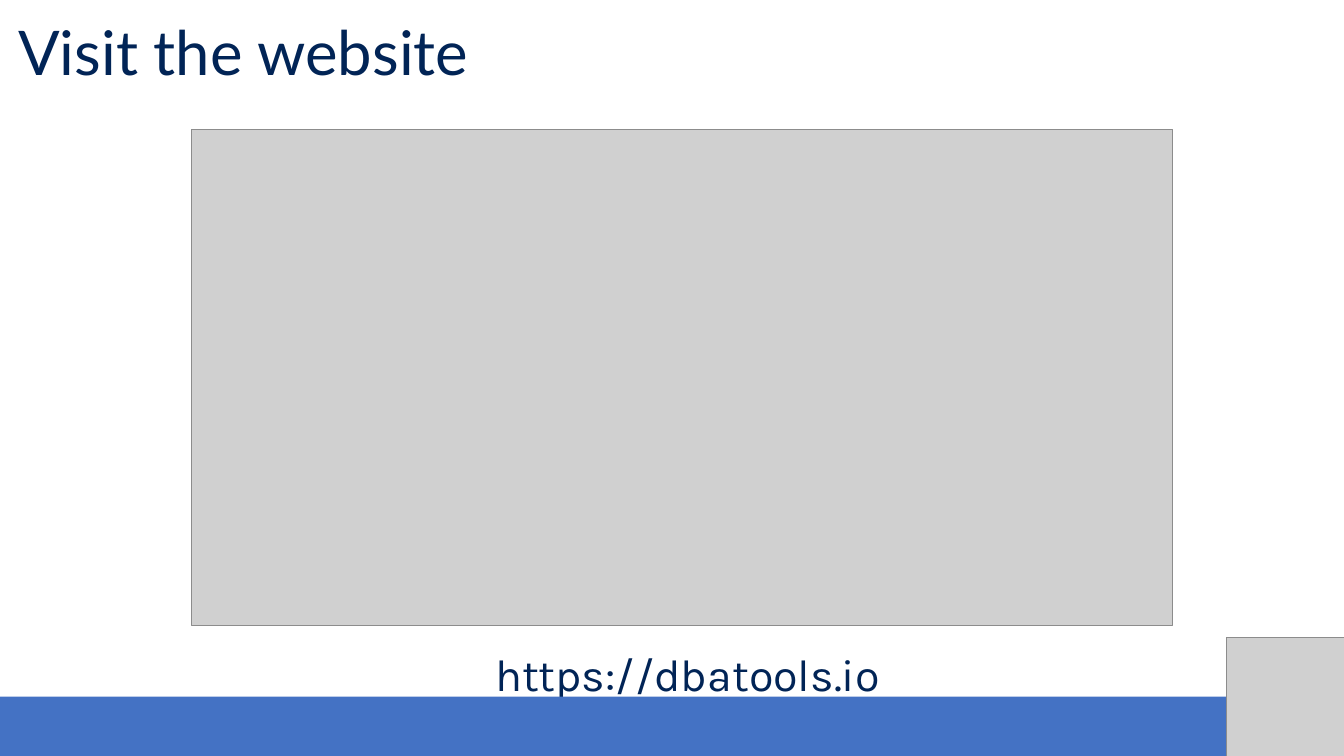
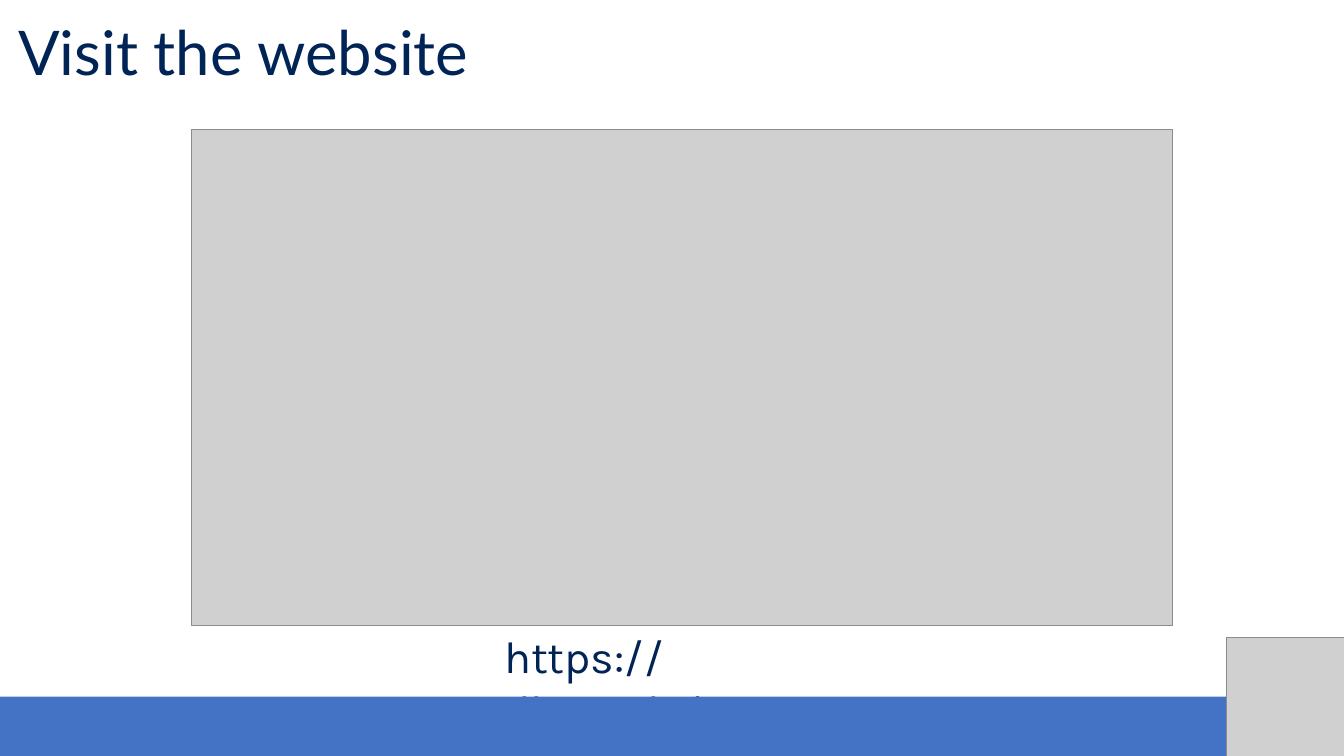
Before and after one commit to SQLDBAWithABeard/Presentations, a slide deck: slide 4 of TUGAIT 2017 dbatools/dbatools - SQL Server and PowerShell together.pptx. Drawn at 1344x756 pixels with LibreOffice and Linux fonts; fonts in the diff are those of the drawing; grey boxes stand for pictures; background and template pictures are left out. Boxes give left, top, right and bottom in pixels: in the first picture for what was removed or moved away, otherwise in the second. Text is boxed around its words. In the diff, an @@ line names an element or a change of style, - is before the commit and + after.

```diff
--- a/TUGAIT 2017 dbatools/dbatools - SQL Server and PowerShell together.pptx
+++ b/TUGAIT 2017 dbatools/dbatools - SQL Server and PowerShell together.pptx
@@ text "https://dbatools.io" rewrapped from (x1=495, y1=658, x2=880, y2=702) to (x1=504, y1=640, x2=729, y2=697) @@
```
Also in this commit, not shown: 3 other slides changed, 2 other files.
